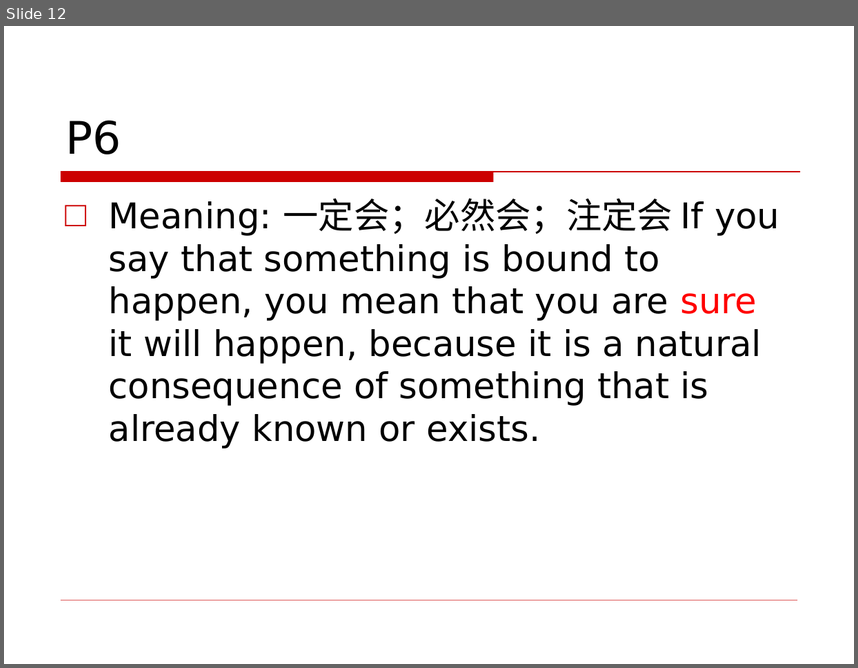
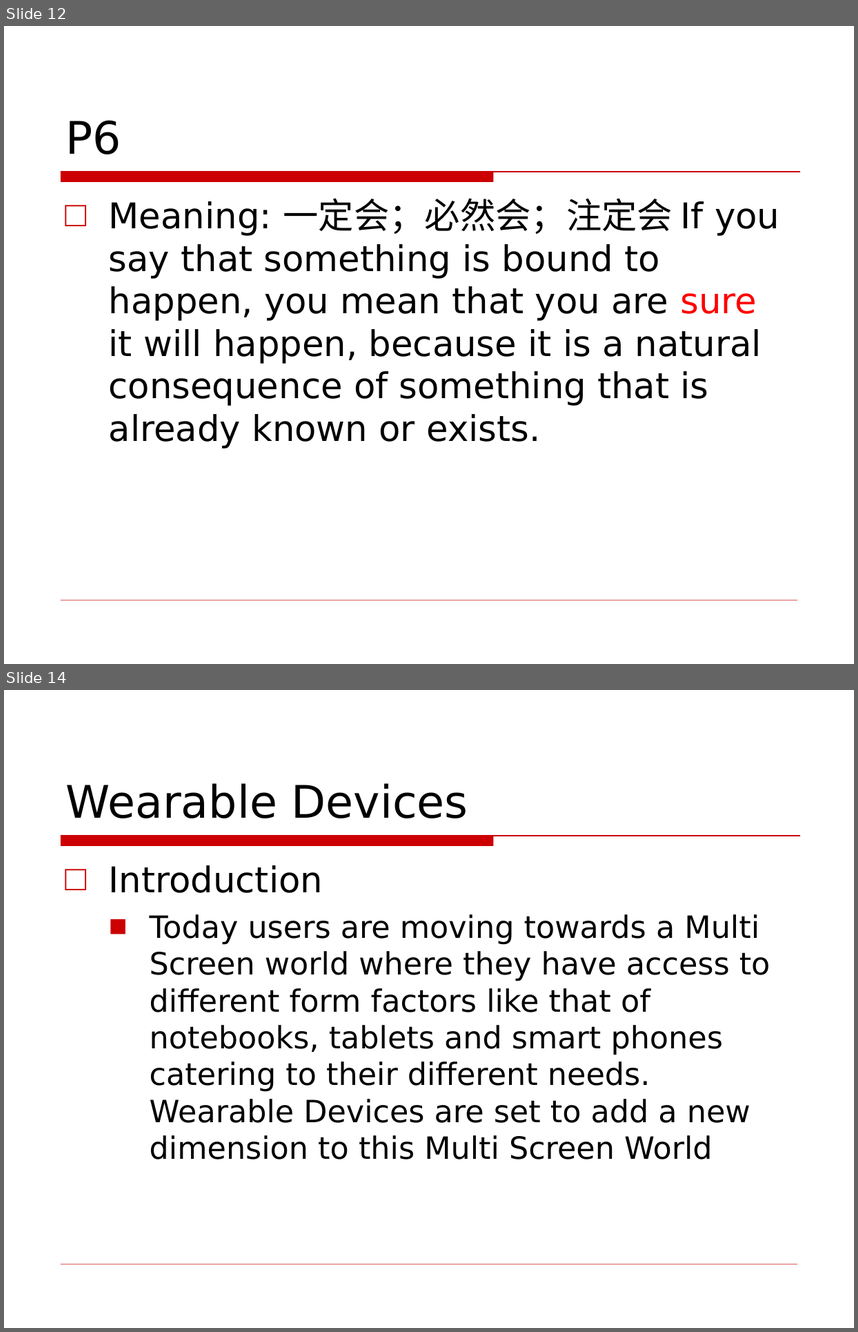
Before and after one commit to jxwb088047/Chapter_8_English, a slide deck: Chapter 8 English .ppt. Shown one above the other, each under a label of ours: slide 12 before the commit, slides 12 and 14 after it; the slides between them are not shown. The pictures are 858x668 and 858x1332 pixels, drawn with LibreOffice and Linux fonts; fonts in the diff are those of the drawing; background and template pictures are left out. Boxes give left, top, right and bottom in pixels: in the first picture for what was removed or moved away, otherwise in the second. Text is boxed around its words. In the diff, an @@ line names an element or a change of style, - is before the commit and + after.

```diff
--- a/Chapter 8 English .ppt
+++ b/Chapter 8 English .ppt
@@ slide 14 added at <box>4,690,854,1328</box>, background picture (left out); not listed: 2 template elements that a slide beside it also shows @@
@@ title added at <box>66,783,468,818</box>, 38 pt, text #000000 @@
+Wearable Devices
@@ text added at <box>109,865,771,1159</box>, 26 pt, text #000000 @@
+□ Introduction
+  ■ Today users are moving towards a Multi Screen world where they have access to different form factors like that of notebooks, tablets and smart phones catering to their different needs. Wearable Devices are set to add a new dimension to this Multi Screen World
```
Also in this commit, not shown: 2 slides changed, 9 other slides added.
